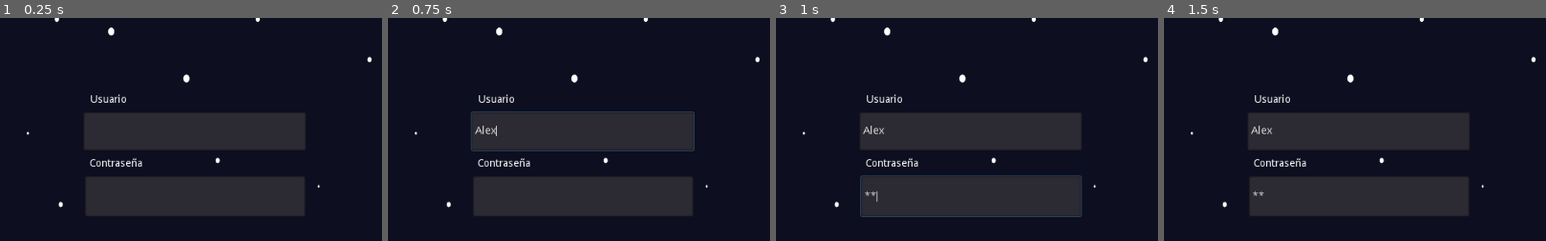
Above: before the commit, frames 1-4 (left to right).
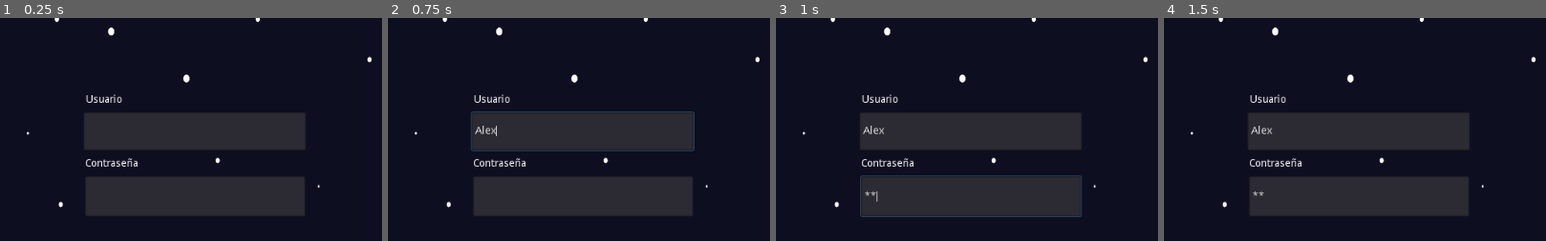
Above: after the commit, the same moments.

Repository: Space-Travelers/Game
Game: Godot game, scene res://src/scenes/login/login.tscn
Same seed, same stepped clock (60 frames per second), same inputs: the game is played once before the commit and once after it. This scene is started directly instead of the project's main scene.
Inputs (mouse positions are % of the whole screen's width and height, from its top left):
- Up to frame 1 (0.25 s): no input
- Up to frame 2 (0.75 s): click (50, 35) at 0.52 s; type "Alex" at 0.6 s
- Up to frame 3 (1 s): click (51, 50) at 0.75 s; type "12" at 0.83 s
- Up to frame 4 (1.5 s): click (50, 64) at 1.25 s
The pictures show only the part of the screen within x 25-75%, y 10-60%; the shares and areas given below are measured in that part.

The runs differ from the first frame. In frame 1, 0.6% of the frame differs, in the area x 22-38%, y 34-67%; in frame 2, 0.6%; in frame 3, 0.6%; in frame 4, 0.6%.

Commit message:
login feedback

Diff:
--- a/src/scenes/login/login.gd
+++ b/src/scenes/login/login.gd
@@ -4,8 +4,10 @@
 	print(body.get_string_from_utf8())
 	if result == HTTPRequest.RESULT_SUCCESS:
 		if(response_code==200):
-			print(body.get_string_from_utf8())
+			if(body.get_string_from_utf8() == '["Player not logged"]'):
+				$alerta.show()
 		else:
+
 			print("errot")
 
 
--- a/src/scenes/login/login.tscn
+++ b/src/scenes/login/login.tscn
@@ -30,17 +30,17 @@
 secret = true
 
 [node name="Label" type="Label" parent="."]
-margin_left = 377.0
+margin_left = 371.0
 margin_top = 162.0
-margin_right = 428.0
+margin_right = 422.0
 margin_bottom = 178.0
 rect_pivot_offset = Vector2( 37, 17 )
 text = "Usuario"
 
 [node name="Label2" type="Label" parent="."]
-margin_left = 376.0
+margin_left = 370.0
 margin_top = 248.0
-margin_right = 427.0
+margin_right = 441.0
 margin_bottom = 264.0
 rect_pivot_offset = Vector2( 37, 17 )
 text = "Contraseña"
@@ -55,6 +55,15 @@
 
 [node name="HTTPRequest" type="HTTPRequest" parent="."]
 
+[node name="alerta" type="Label" parent="."]
+visible = false
+margin_left = 372.0
+margin_top = 337.0
+margin_right = 610.0
+margin_bottom = 351.0
+custom_colors/font_color = Color( 1, 0.301961, 0.301961, 1 )
+text = "Usuario o contraseña incorrectos."
+
 [connection signal="pressed" from="TextureButton" to="." method="_on_TextureButton_pressed"]
 [connection signal="pressed" from="TextureButton" to="TextureButton" method="_on_TextureButton_pressed"]
 [connection signal="request_completed" from="HTTPRequest" to="." method="_on_HTTPRequest_request_completed"]
--- a/src/scenes/room/room.tscn
+++ b/src/scenes/room/room.tscn
@@ -1,7 +1,6 @@
-[gd_scene load_steps=8 format=2]
+[gd_scene load_steps=7 format=2]
 
 [ext_resource path="res://assets/UI/backgrounds/Select-avatar.png" type="Texture" id=1]
-[ext_resource path="res://assets/UI/elements/Rectangle 1.png" type="Texture" id=2]
 [ext_resource path="res://assets/UI/astronauts/room_medecine.png" type="Texture" id=3]
 [ext_resource path="res://assets/UI/buttons/button-right.svg" type="Texture" id=4]
 [ext_resource path="res://assets/UI/buttons/button_room.png" type="Texture" id=5]
@@ -12,10 +11,10 @@
 script = ExtResource( 8 )
 
 [node name="Sprite" type="Sprite" parent="."]
-position = Vector2( 264, 208 )
+position = Vector2( 485, 71 )
 scale = Vector2( 0.676587, 0.612016 )
 texture = ExtResource( 1 )
-offset = Vector2( 368.762, 149.506 )
+offset = Vector2( 42.1226, 373.356 )
 
 [node name="astronauta" type="Sprite" parent="."]
 position = Vector2( 521, 399 )
@@ -44,37 +43,33 @@
 texture_normal = ExtResource( 5 )
 expand = true
 
-[node name="stat" type="TextureButton" parent="."]
+[node name="ProgressBar" type="ProgressBar" parent="."]
 margin_left = 259.0
-margin_top = 25.0
-margin_right = 357.0
-margin_bottom = 117.0
-texture_normal = ExtResource( 2 )
-expand = true
+margin_top = 50.0
+margin_right = 365.0
+margin_bottom = 129.0
+rect_pivot_offset = Vector2( -617, 29 )
 
-[node name="stat2" type="TextureButton" parent="."]
-margin_left = 637.0
-margin_top = 27.0
-margin_right = 735.0
-margin_bottom = 119.0
-texture_normal = ExtResource( 2 )
-expand = true
+[node name="ProgressBar2" type="ProgressBar" parent="."]
+margin_left = 385.0
+margin_top = 50.0
+margin_right = 491.0
+margin_bottom = 129.0
+rect_pivot_offset = Vector2( -617, 29 )
 
-[node name="stat3" type="TextureButton" parent="."]
-margin_left = 505.0
-margin_top = 25.0
-margin_right = 603.0
-margin_bottom = 117.0
-texture_normal = ExtResource( 2 )
-expand = true
+[node name="ProgressBar3" type="ProgressBar" parent="."]
+margin_left = 507.0
+margin_top = 50.0
+margin_right = 613.0
+margin_bottom = 129.0
+rect_pivot_offset = Vector2( -617, 29 )
 
-[node name="stat4" type="TextureButton" parent="."]
-margin_left = 380.0
-margin_top = 25.0
-margin_right = 478.0
-margin_bottom = 117.0
-texture_normal = ExtResource( 2 )
-expand = true
+[node name="ProgressBar4" type="ProgressBar" parent="."]
+margin_left = 639.0
+margin_top = 51.0
+margin_right = 745.0
+margin_bottom = 130.0
+rect_pivot_offset = Vector2( -617, 29 )
 
 [connection signal="button_up" from="buttonRight" to="." method="_on_buttonRight_button_up"]
 [connection signal="button_up" from="buttonLeft" to="." method="_on_buttonLeft_button_up"]
